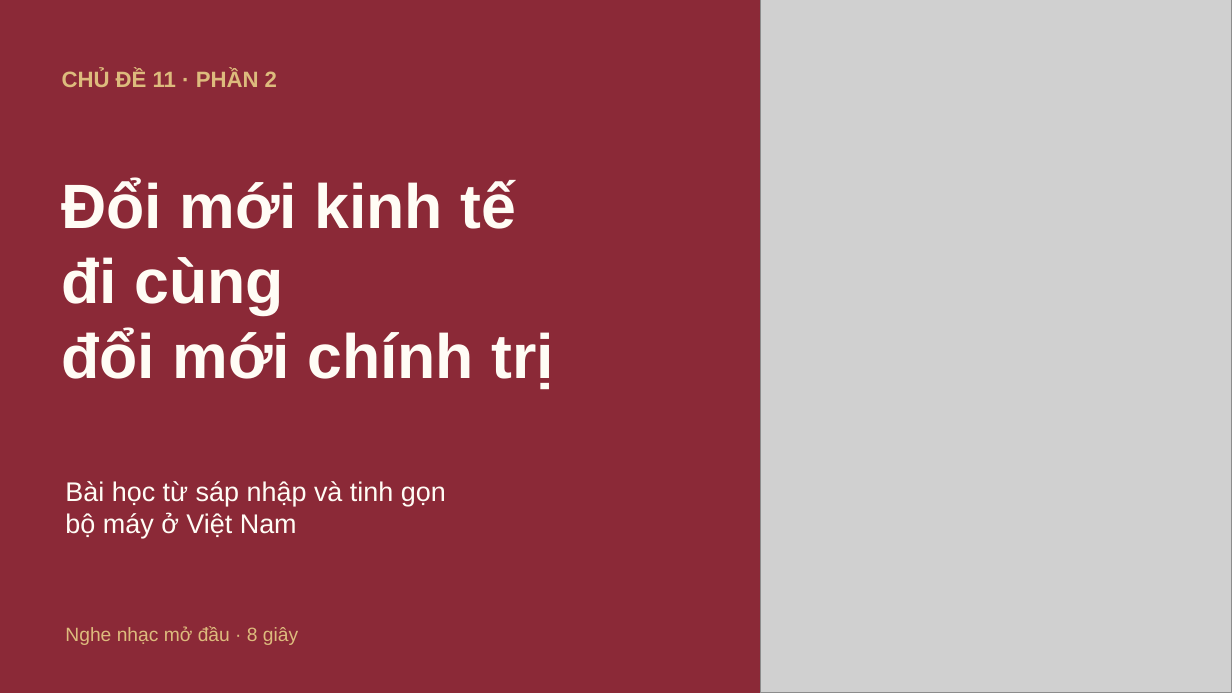
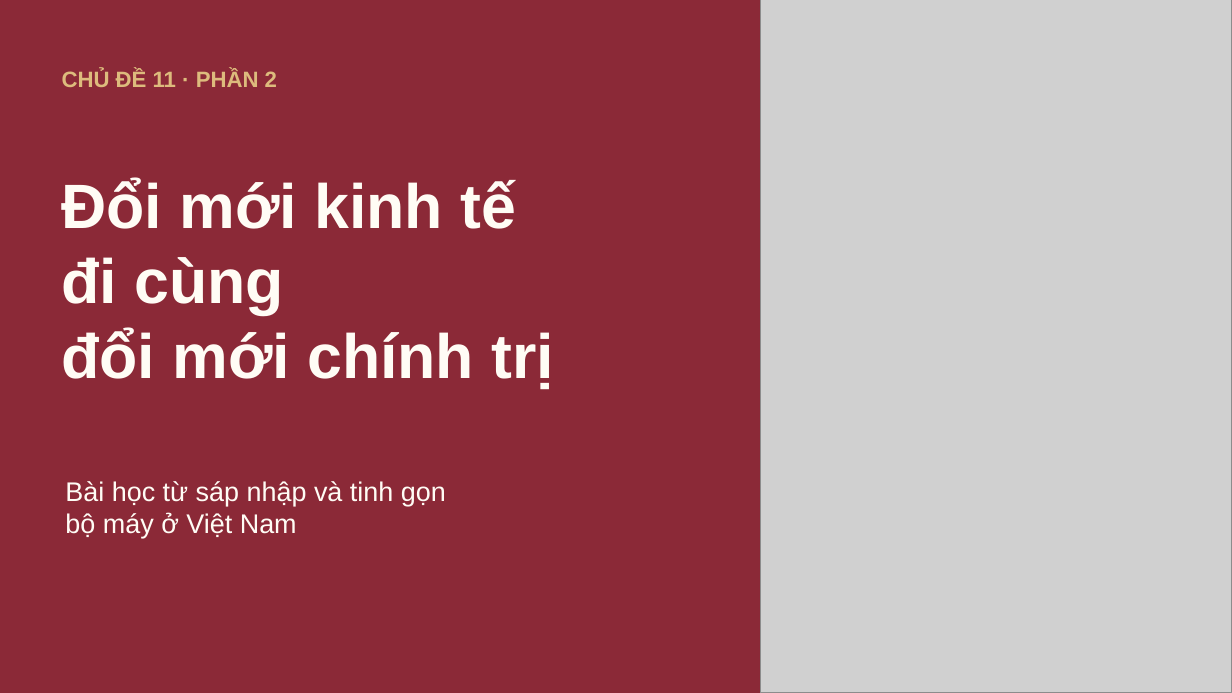
Before and after one commit to taido12358/MLN, a slide deck: slide 1 of Presents/11-doi-moi-kinh-te-chinh-tri-tinh-gon-bo-may/Slide-Chu-de-11-Sau-minigame.pptx. Drawn at 1232x693 pixels with LibreOffice and Linux fonts; fonts in the diff are those of the drawing; grey boxes stand for pictures. Boxes give left, top, right and bottom in pixels: in the first picture for what was removed or moved away, otherwise in the second. Text is boxed around its words. In the diff, an @@ line names an element or a change of style, - is before the commit and + after.

```diff
--- a/Presents/11-doi-moi-kinh-te-chinh-tri-tinh-gon-bo-may/Slide-Chu-de-11-Sau-minigame.pptx
+++ b/Presents/11-doi-moi-kinh-te-chinh-tri-tinh-gon-bo-may/Slide-Chu-de-11-Sau-minigame.pptx
@@ text removed at (65,626,298,645) @@
-Nghe nhạc mở đầu · 8 giây
```
Also in this commit, not shown: 5 other slides changed, 56 other files.
